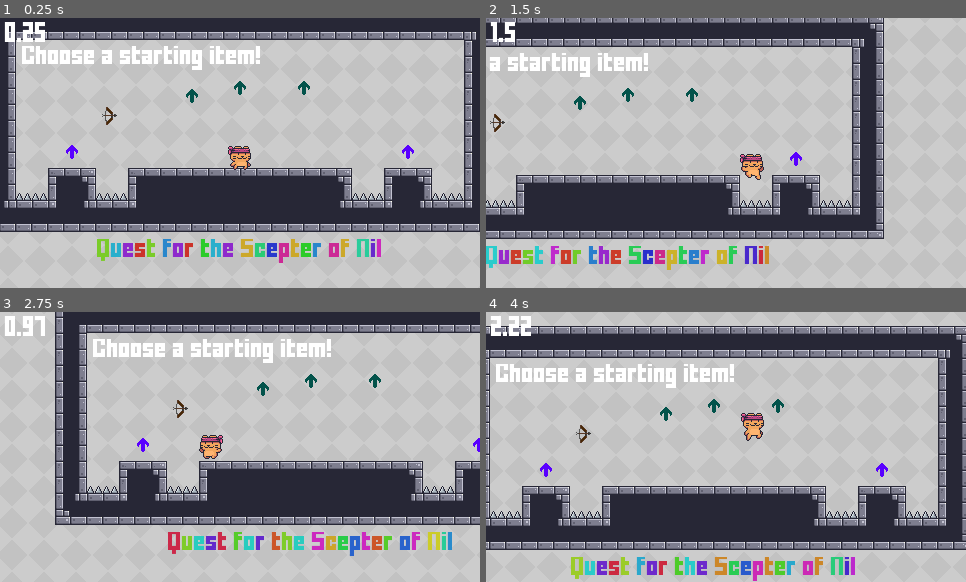
Above: before the commit, frames 1-4 (two rows, left to right).
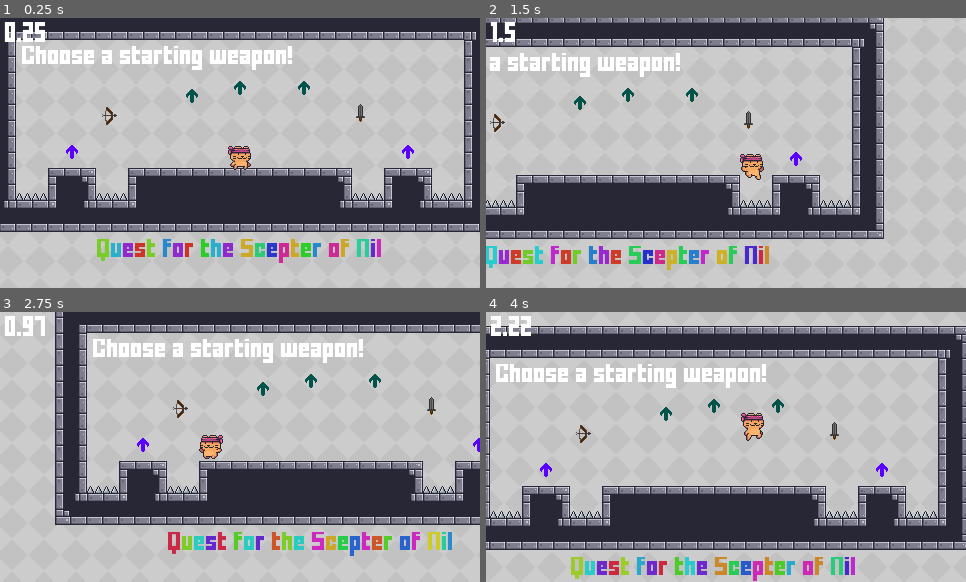
Above: after the commit, the same moments.

Repository: SnowyPeax/Community_Project_1_Johan
Game: Godot game, scene res://user/SnowyPeax/QuestForTheScepterOfNil.tscn
Same seed, same stepped clock (60 frames per second), same inputs: the game is played once before the commit and once after it. This scene is started directly instead of the project's main scene.
Inputs (mouse positions are in pixels of both pictures, inside the frame that each line leads up to):
- Up to frame 1 (0.25 s): no input
- Up to frame 2 (1.5 s): tap Enter (interact) at 0.5, 1.35 s; move the mouse to (831, 139) at 0.52 s; press the mouse at (831, 139) at 0.53 s; hold D (right) from 0.53 s (still down); tap Space (jump) at 0.77 s; move the mouse to (630, 166) at 1.27 s; release the mouse at (630, 166) at 1.28 s
- Up to frame 3 (2.75 s): tap Space (jump) at 1.52 s; click (144, 460) at 1.55 s; move the mouse to (288, 387) at 2.02 s; release D (right) at 2.03 s; press the mouse at (288, 387) at 2.03 s; hold A (left) from 2.03 s (still down)
- Up to frame 4 (4 s): move the mouse to (702, 501) at 2.77 s; release A (left) at 2.78 s; release the mouse at (702, 501) at 2.78 s; hold D (right) from 2.78 s (still down); click (702, 501) at 2.85 s; tap Space (jump) at 3.02, 3.77 s; move the mouse to (870, 487) at 3.52 s; press the mouse at (870, 487) at 3.53 s; tap Enter (interact) at 3.6 s

The runs differ from the first frame. In frame 1, 0.6% of the frame differs, in the area x 43-77%, y 10-39%; in frame 2, 0.6%; in frame 3, 0.6%; in frame 4, 0.6%.

Commit message:
add sword weapon

Diff:
--- a/user/SnowyPeax/QuestForTheScepterOfNil.tscn
+++ b/user/SnowyPeax/QuestForTheScepterOfNil.tscn
@@ -1,11 +1,14 @@
-[gd_scene load_steps=7 format=3 uid="uid://llwgolfnn255"]
+[gd_scene load_steps=10 format=3 uid="uid://llwgolfnn255"]
 
 [ext_resource type="PackedScene" uid="uid://bv2o3xgv1pqg0" path="res://core/scenes/base_level.tscn" id="1_u6oy1"]
 [ext_resource type="Texture2D" uid="uid://btuupdyno6oog" path="res://core/assets/Background/Gray.png" id="2_1n8bu"]
 [ext_resource type="PackedScene" uid="uid://bcx2s67fe2tqb" path="res://user/SnowyPeax/questForTheScepterOfNil/modifiers/speed_mod.tscn" id="3_ca4as"]
 [ext_resource type="PackedScene" uid="uid://locdhkjfl1wv" path="res://user/SnowyPeax/questForTheScepterOfNil/weapons/bow.tscn" id="3_vulwn"]
+[ext_resource type="PackedScene" uid="uid://caun14mlk0cs0" path="res://user/SnowyPeax/questForTheScepterOfNil/weapons/sword.tscn" id="3_xnk1p"]
 [ext_resource type="PackedScene" uid="uid://mehykytwwth5" path="res://user/SnowyPeax/questForTheScepterOfNil/modifiers/jump_mod.tscn" id="4_53vky"]
 [ext_resource type="PackedScene" uid="uid://bv06kiud6rppn" path="res://user/SnowyPeax/questForTheScepterOfNil/items/weapon_pickup.tscn" id="5_e66hg"]
+[ext_resource type="Texture2D" uid="uid://beb5osk4h50lm" path="res://user/SnowyPeax/questForTheScepterOfNil/assets/weapons/bow.png" id="7_tloal"]
+[ext_resource type="Texture2D" uid="uid://bnf82vnxggeql" path="res://user/SnowyPeax/questForTheScepterOfNil/assets/weapons/sword.png" id="9_sftfq"]
 
 [node name="QuestEntrance" instance=ExtResource("1_u6oy1")]
 
@@ -26,12 +29,12 @@
 bbcode_enabled = true
 text = "[rainbow freq=1.0 sat=0.8 val=0.8]Quest for the Scepter of Nil[/rainbow]"
 
-[node name="ChooseItem" type="RichTextLabel" parent="Labels" index="1"]
+[node name="ChooseWeapon" type="RichTextLabel" parent="Labels" index="1"]
 offset_left = -218.0
 offset_top = -106.0
-offset_right = 22.0
+offset_right = 87.0
 offset_bottom = -73.0
-text = "Choose a starting item!"
+text = "Choose a starting weapon!"
 
 [node name="SpeedMod" parent="." index="4" instance=ExtResource("3_ca4as")]
 position = Vector2(-168, 0)
@@ -51,12 +54,18 @@
 [node name="WeaponPickup" parent="." index="9" instance=ExtResource("5_e66hg")]
 position = Vector2(-128, -36)
 weapon = ExtResource("3_vulwn")
+sprite = ExtResource("7_tloal")
+
+[node name="WeaponPickup2" parent="." index="10" instance=ExtResource("5_e66hg")]
+position = Vector2(120, -38)
+weapon = ExtResource("3_xnk1p")
+sprite = ExtResource("9_sftfq")
 
 [connection signal="body_entered" from="Autotiles/Spikes" to="Autotiles/Spikes" method="_on_body_entered" flags=18]
-[connection signal="body_entered" from="Autotiles/@Area2D@44224" to="Autotiles/@Area2D@44224" method="_on_body_entered" flags=18]
-[connection signal="body_entered" from="Autotiles/@Area2D@44225" to="Autotiles/@Area2D@44225" method="_on_body_entered" flags=18]
-[connection signal="body_entered" from="Autotiles/@Area2D@44226" to="Autotiles/@Area2D@44226" method="_on_body_entered" flags=18]
-[connection signal="body_entered" from="Autotiles/@Area2D@44227" to="Autotiles/@Area2D@44227" method="_on_body_entered" flags=18]
-[connection signal="body_entered" from="Autotiles/@Area2D@44228" to="Autotiles/@Area2D@44228" method="_on_body_entered" flags=18]
-[connection signal="body_entered" from="Autotiles/@Area2D@44229" to="Autotiles/@Area2D@44229" method="_on_body_entered" flags=18]
-[connection signal="body_entered" from="Autotiles/@Area2D@44230" to="Autotiles/@Area2D@44230" method="_on_body_entered" flags=18]
+[connection signal="body_entered" from="Autotiles/@Area2D@114588" to="Autotiles/@Area2D@114588" method="_on_body_entered" flags=18]
+[connection signal="body_entered" from="Autotiles/@Area2D@114589" to="Autotiles/@Area2D@114589" method="_on_body_entered" flags=18]
+[connection signal="body_entered" from="Autotiles/@Area2D@114590" to="Autotiles/@Area2D@114590" method="_on_body_entered" flags=18]
+[connection signal="body_entered" from="Autotiles/@Area2D@114591" to="Autotiles/@Area2D@114591" method="_on_body_entered" flags=18]
+[connection signal="body_entered" from="Autotiles/@Area2D@114592" to="Autotiles/@Area2D@114592" method="_on_body_entered" flags=18]
+[connection signal="body_entered" from="Autotiles/@Area2D@114593" to="Autotiles/@Area2D@114593" method="_on_body_entered" flags=18]
+[connection signal="body_entered" from="Autotiles/@Area2D@114594" to="Autotiles/@Area2D@114594" method="_on_body_entered" flags=18]
--- a/user/SnowyPeax/questForTheScepterOfNil/items/weapon_pickup.gd
+++ b/user/SnowyPeax/questForTheScepterOfNil/items/weapon_pickup.gd
@@ -3,15 +3,17 @@
 @onready var player
 
 @export var weapon : PackedScene
+@export var sprite : Texture
 
 
 # Called when the node enters the scene tree for the first time.
 func _ready():
 	player = Levelmanager.get_player()
+	$Sprite2D.texture = sprite
 
 func _on_body_entered(body):
 	if body == player:
 		var weapon_instance = weapon.instantiate()
-		weapon_instance.position += Vector2(0, 8)
+		weapon_instance.position += Vector2(0, 4)
 		player.add_child(weapon_instance)
 		queue_free()
--- a/user/SnowyPeax/questForTheScepterOfNil/items/weapon_pickup.tscn
+++ b/user/SnowyPeax/questForTheScepterOfNil/items/weapon_pickup.tscn
@@ -1,7 +1,6 @@
-[gd_scene load_steps=4 format=3 uid="uid://bv06kiud6rppn"]
+[gd_scene load_steps=3 format=3 uid="uid://bv06kiud6rppn"]
 
 [ext_resource type="Script" path="res://user/SnowyPeax/questForTheScepterOfNil/items/weapon_pickup.gd" id="1_rubkg"]
-[ext_resource type="Texture2D" uid="uid://beb5osk4h50lm" path="res://user/SnowyPeax/questForTheScepterOfNil/assets/weapons/bow.png" id="2_b2tk0"]
 
 [sub_resource type="CapsuleShape2D" id="CapsuleShape2D_s56qh"]
 radius = 7.0
@@ -11,10 +10,8 @@
 script = ExtResource("1_rubkg")
 
 [node name="CollisionShape2D" type="CollisionShape2D" parent="."]
-position = Vector2(-2, 0)
 shape = SubResource("CapsuleShape2D_s56qh")
 
 [node name="Sprite2D" type="Sprite2D" parent="."]
-texture = ExtResource("2_b2tk0")
 
 [connection signal="body_entered" from="." to="." method="_on_body_entered"]
--- a/user/SnowyPeax/questForTheScepterOfNil/weapons/bow.gd
+++ b/user/SnowyPeax/questForTheScepterOfNil/weapons/bow.gd
@@ -8,7 +8,6 @@
 var arrow = null
 
 
-# Called every frame. 'delta' is the elapsed time since the previous frame.
 func _physics_process(delta):
 	var mouse_pos = get_viewport().get_mouse_position()
 
@@ -24,9 +23,10 @@
 			modulate = Color(1 + (draw_depth - min_draw_depth) / 100, 1, 1, 1)
 
 	if Input.is_action_just_released("left_mouse"):
-		arrow.global_position = global_position
-		arrow.velocity = (mouse_dir - global_position).normalized() * draw_depth
-		get_tree().get_root().add_child(arrow)
-		draw_depth = min_draw_depth
-		arrow = null
-		modulate = Color(1, 1, 1, 1)
+		if arrow != null: #necessary to prevent crashes when using the pause menu
+			arrow.global_position = global_position
+			arrow.velocity = (mouse_dir - global_position).normalized() * draw_depth
+			get_tree().get_root().add_child(arrow)
+			draw_depth = min_draw_depth
+			arrow = null
+			modulate = Color(1, 1, 1, 1)
--- /dev/null
+++ b/user/SnowyPeax/questForTheScepterOfNil/weapons/sword.gd
@@ -0,0 +1,23 @@
+extends Area2D
+
+
+# Called when the node enters the scene tree for the first time.
+func _ready():
+	pass # Replace with function body.
+
+
+# Called every frame. 'delta' is the elapsed time since the previous frame.
+func _process(delta):
+	var mouse_pos = get_viewport().get_mouse_position()
+
+	var mouse_dir = global_position + mouse_pos - get_viewport_rect().size / 2
+
+	if mouse_dir.x < 0:
+		scale.x = -1
+		position.x = -8
+	else:
+		scale.x = 1
+		position.x = 8
+
+	if Input.is_action_just_pressed("left_mouse"):
+		$AnimationPlayer.play("swing")
--- /dev/null
+++ b/user/SnowyPeax/questForTheScepterOfNil/weapons/sword.tscn
@@ -0,0 +1,69 @@
+[gd_scene load_steps=6 format=3 uid="uid://caun14mlk0cs0"]
+
+[ext_resource type="Texture2D" uid="uid://bnf82vnxggeql" path="res://user/SnowyPeax/questForTheScepterOfNil/assets/weapons/sword.png" id="1_0n2ly"]
+[ext_resource type="Script" path="res://user/SnowyPeax/questForTheScepterOfNil/weapons/sword.gd" id="1_jcefo"]
+
+[sub_resource type="RectangleShape2D" id="RectangleShape2D_1a2ij"]
+size = Vector2(12.5, 16)
+
+[sub_resource type="Animation" id="Animation_x1x6e"]
+resource_name = "swing"
+length = 0.4
+tracks/0/type = "value"
+tracks/0/imported = false
+tracks/0/enabled = true
+tracks/0/path = NodePath("Sprite2D:rotation")
+tracks/0/interp = 1
+tracks/0/loop_wrap = true
+tracks/0/keys = {
+"times": PackedFloat32Array(0, 0.1, 0.2, 0.3),
+"transitions": PackedFloat32Array(1, 1, 1, 1),
+"update": 0,
+"values": [0.0, 0.698132, 1.5708, 0.0]
+}
+tracks/1/type = "value"
+tracks/1/imported = false
+tracks/1/enabled = true
+tracks/1/path = NodePath("Sprite2D:position")
+tracks/1/interp = 1
+tracks/1/loop_wrap = true
+tracks/1/keys = {
+"times": PackedFloat32Array(0, 0.1, 0.2, 0.3),
+"transitions": PackedFloat32Array(1, 1, 1, 1),
+"update": 0,
+"values": [Vector2(0, 0), Vector2(5, 0), Vector2(10, 0), Vector2(0, 0)]
+}
+tracks/2/type = "value"
+tracks/2/imported = false
+tracks/2/enabled = true
+tracks/2/path = NodePath("CollisionShape2D:disabled")
+tracks/2/interp = 1
+tracks/2/loop_wrap = true
+tracks/2/keys = {
+"times": PackedFloat32Array(0, 0.4),
+"transitions": PackedFloat32Array(1, 1),
+"update": 1,
+"values": [false, true]
+}
+
+[sub_resource type="AnimationLibrary" id="AnimationLibrary_ig11p"]
+_data = {
+"swing": SubResource("Animation_x1x6e")
+}
+
+[node name="Sword" type="Area2D"]
+position = Vector2(-5, 0)
+script = ExtResource("1_jcefo")
+
+[node name="CollisionShape2D" type="CollisionShape2D" parent="."]
+position = Vector2(11.75, 0)
+shape = SubResource("RectangleShape2D_1a2ij")
+disabled = true
+
+[node name="Sprite2D" type="Sprite2D" parent="."]
+texture = ExtResource("1_0n2ly")
+
+[node name="AnimationPlayer" type="AnimationPlayer" parent="."]
+libraries = {
+"": SubResource("AnimationLibrary_ig11p")
+}
Binary file added: user/SnowyPeax/questForTheScepterOfNil/assets/weapons/sword.png
Not shown, added: user/SnowyPeax/questForTheScepterOfNil/assets/weapons/sword.png.import
